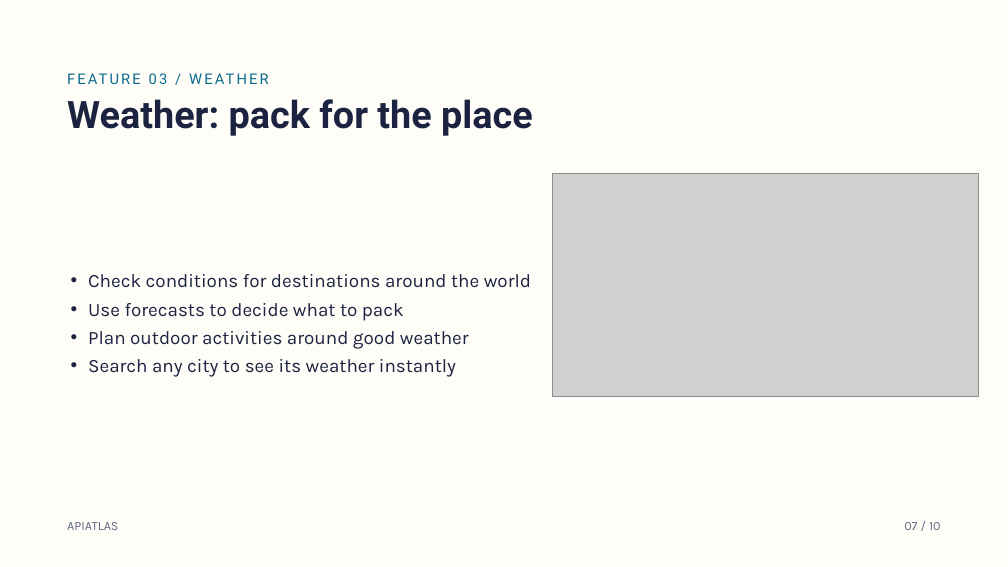
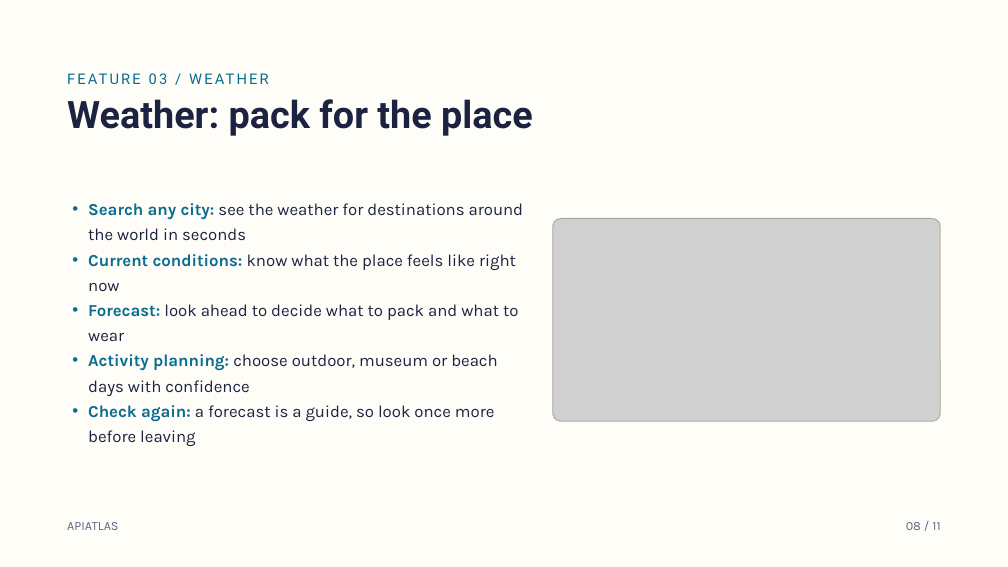
Before and after one commit to ahmad02072006/web-programming-class, a slide deck: slide 8 of Project Submission/APIATLAS Project Presentation.pptx (slide 7 before the commit). Drawn at 1008x567 pixels with LibreOffice and Linux fonts; fonts in the diff are those of the drawing; grey boxes stand for pictures; background and template pictures are left out. Boxes give left, top, right and bottom in pixels: in the first picture for what was removed or moved away, otherwise in the second. Text is boxed around its words. In the diff, an @@ line names an element or a change of style, - is before the commit and + after.

Commit message:
Add presentation video and update PowerPoint download links; enhance project page layout

```diff
--- a/Project Submission/APIATLAS Project Presentation.pptx
+++ b/Project Submission/APIATLAS Project Presentation.pptx
@@ text added at (88, 203, 524, 446), 16 pt, text #1B2340 @@
+• Search any city: see the weather for destinations around the world in seconds
+• Current conditions: know what the place feels like right now
+• Forecast: look ahead to decide what to pack and what to wear
+• Activity planning: choose outdoor, museum or beach days with confidence
+• Check again: a forecast is a guide, so look once more before leaving
@@ picture: place and size @@
-picture at (552, 173, 979, 397)
+picture at (553, 219, 940, 421)
@@ rounded rectangle added at (553, 219, 941, 422), outline #D2CAB6 0.5 pt @@
@@ text removed at (88, 274, 531, 377) @@
-• Check conditions for destinations around the world
-• Use forecasts to decide what to pack
-• Plan outdoor activities around good weather
-• Search any city to see its weather instantly
@@ text at (906, 522, 940, 530): text changed @@
-07 / 10
+08 / 11
```
Also in this commit, not shown: 8 other slides changed, 1 slide added, 6 other files.
